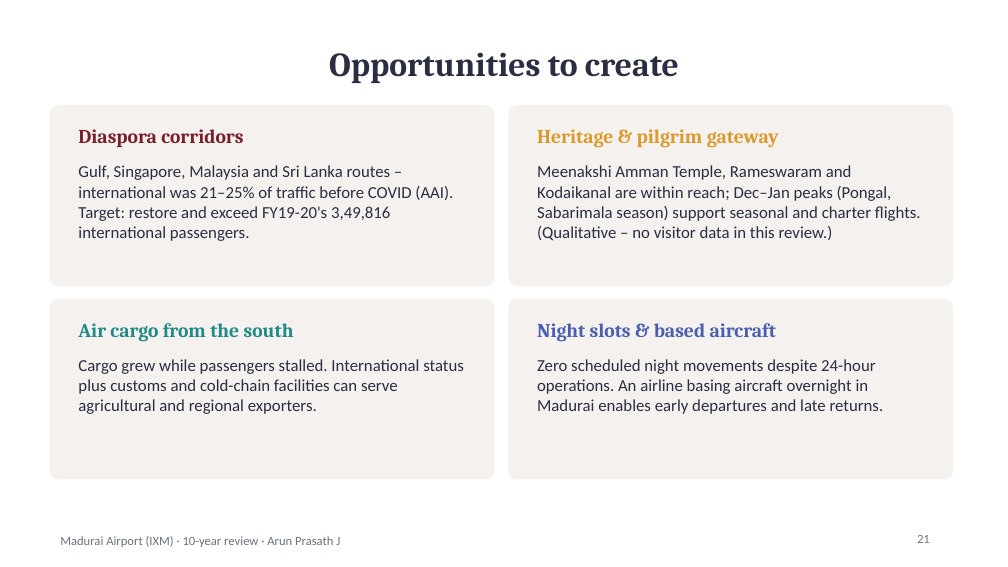
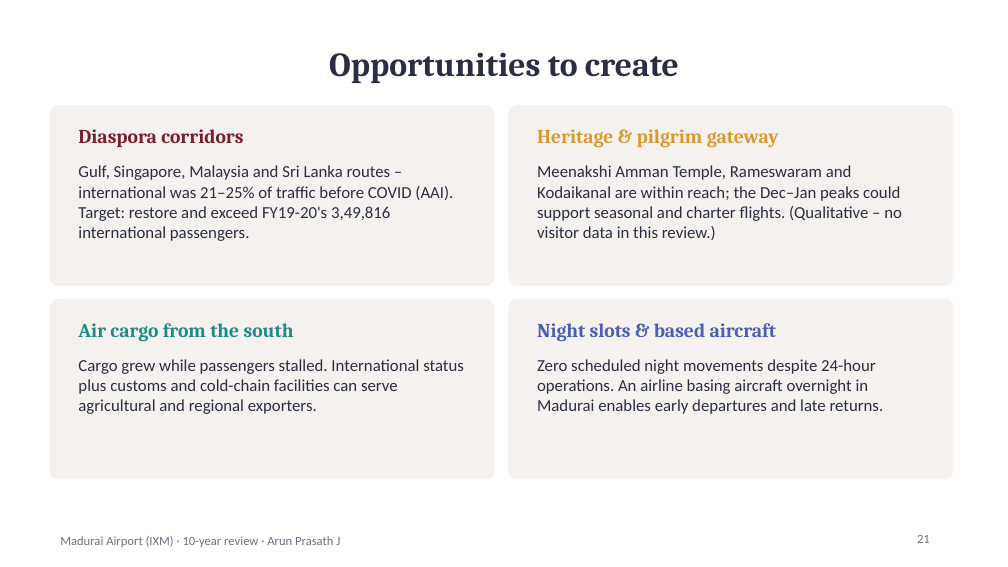
Before and after one commit to jarunprasath/madurai-airport-tracker, a slide deck: slide 21 of reports/IXM_10_year_review.pptx. Drawn at 1008x567 pixels with LibreOffice and Linux fonts; fonts in the diff are those of the drawing. Boxes give left, top, right and bottom in pixels: in the first picture for what was removed or moved away, otherwise in the second. Text is boxed around its words. In the diff, an @@ line names an element or a change of style, - is before the commit and + after.

```diff
--- a/reports/IXM_10_year_review.pptx
+++ b/reports/IXM_10_year_review.pptx
@@ text at [537, 165, 902, 240]: text changed @@
-Meenakshi Amman Temple, Rameswaram and Kodaikanal are within reach; Dec–Jan peaks (Pongal, Sabarimala season) support seasonal and charter flights. (Qualitative – no visitor data in this review.)
+Meenakshi Amman Temple, Rameswaram and Kodaikanal are within reach; the Dec–Jan peaks could support seasonal and charter flights. (Qualitative – no visitor data in this review.)
```
Also in this commit, not shown: 10 other slides changed, 3 other files.
